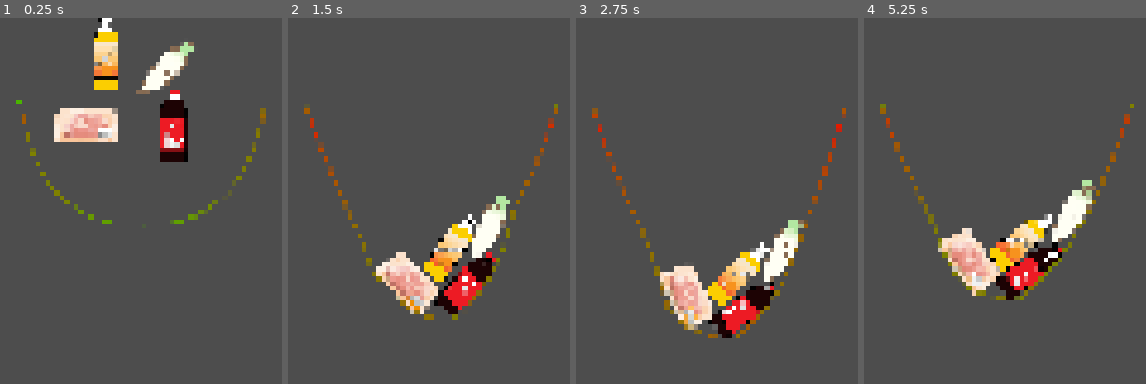
Above: before the commit, frames 1-4 (left to right).
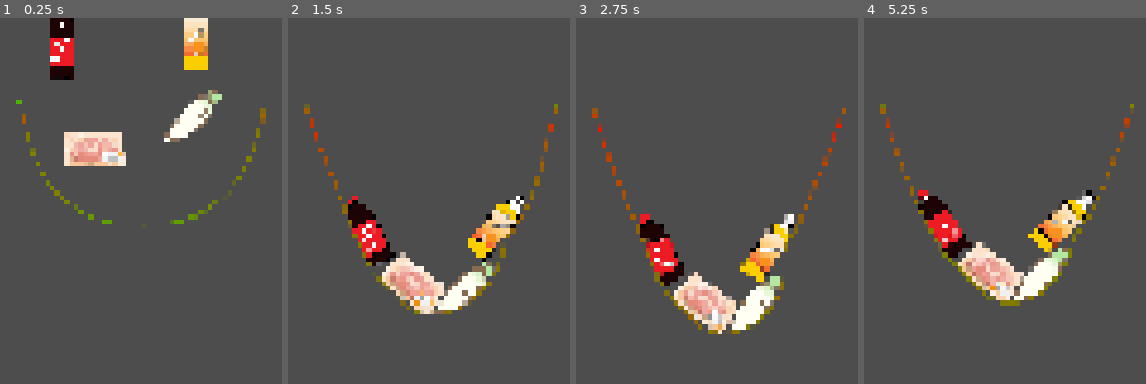
Above: after the commit, the same moments.

Repository: MakuroSama/gouDouJam5
Game: Godot game, scene res://EuroTestScene.tscn
Two runs of this game, one before a commit and one after it. Both use one fixed random seed, a clock stepped at 60 frames per second and the inputs below. This scene is started directly instead of the project's main scene.
Inputs (mouse positions are in pixels of both pictures, inside the frame that each line leads up to):
- Up to frame 1 (0.25 s): no input
- Up to frame 2 (1.5 s): move the mouse to (outside the picture) at 0.52 s; click (outside the picture) at 0.67 s; drag from (outside the picture) to (outside the picture) at 1.27 s
- Up to frame 3 (2.75 s): move the mouse to (outside the picture) at 2.02 s; click (outside the picture) at 2.17 s
- Up to frame 4 (5.25 s): drag from (outside the picture) to (outside the picture) at 2.77 s; move the mouse to (outside the picture) at 3.52 s; click (outside the picture) at 3.67 s; drag from (outside the picture) to (1086, 241) at 4.27 s; move the mouse to (outside the picture) at 5.02 s; click (outside the picture) at 5.17 s

The runs differ from the first frame. In frame 1, 11% of the frame differs, in the area x 17-79%, y 0-41%; in frame 2, 9.2%; in frame 3, 10%; in frame 4, 10%.

Commit message:
袋のセーフティ

Diff:
--- a/EuroTestScene.tscn
+++ b/EuroTestScene.tscn
@@ -9,25 +9,25 @@
 [node name="Node2D" type="Node2D" unique_id=90045965]
 
 [node name="Chikin" parent="." unique_id=1187842508 instance=ExtResource("2_ydppn")]
-position = Vector2(509, 101)
+position = Vector2(518, 130)
 collision_layer = 3
 collision_mask = 3
 mass = 0.288
 
 [node name="Orange" parent="." unique_id=24999337 instance=ExtResource("4_c4wsi")]
-position = Vector2(532, 14)
+position = Vector2(641, -11)
 collision_layer = 3
 collision_mask = 3
 mass = 0.34
 
 [node name="Daikon" parent="." unique_id=2000708975 instance=ExtResource("3_yk8n3")]
-position = Vector2(606, 30)
+position = Vector2(638, 88)
 collision_layer = 3
 collision_mask = 3
 mass = 0.082
 
 [node name="Cola" parent="." unique_id=1170558013 instance=ExtResource("2_a2kt7")]
-position = Vector2(615, 100)
+position = Vector2(480, 1)
 collision_mask = 3
 mass = 0.357
 
--- a/bag.gd
+++ b/bag.gd
@@ -1,4 +1,3 @@
-
 extends Node2D
 class_name Chain
 
@@ -53,6 +52,39 @@
 @export var link_mass: float = 0.05
 
 # ============================================================
+# SAFETY
+# ============================================================
+
+@export_category("Safety")
+
+# Hard cap on the corrective force applied by the length
+# constraint. Without this, a huge sudden stretch (e.g. a fast
+# object slamming into the bag) can generate a corrective force
+# large enough to fling links to extreme speeds in a single
+# frame, which then cascades through every neighboring spring.
+@export var max_correction_force: float = 4000.0
+
+# Hard cap on how fast any single link is allowed to move.
+# This is the actual "safety net": no matter what force gets
+# applied to a link (physics engine impulses, other scripts,
+# an exploding constraint, etc.) its velocity can never exceed
+# this, so the simulation can't run away.
+@export var max_link_speed: float = 6000.0
+
+# If a link moves further than this in a single physics step,
+# it's treated as a numerical explosion (not a "real" fast
+# collision) and the affected segment is broken immediately
+# instead of fighting it with more force.
+@export var max_step_displacement: float = 400.0
+
+# If enabled, any link/joint that goes NaN or Infinite (the
+# clearest sign the simulation has gone haywire) is caught and
+# repaired instead of being allowed to silently corrupt the
+# rest of the chain and the renderer.
+@export var recover_from_invalid_state: bool = true
+
+
+# ============================================================
 # HOOKS
 # ============================================================
 
@@ -93,6 +125,10 @@
 # Original distance between neighboring links.
 var rest_distances: Array[float] = []
 
+# Position of each link at the end of the previous physics
+# step. Used purely for explosion / teleport detection.
+var previous_positions: Array[Vector2] = []
+
 var left_hook: Node2D
 var right_hook: Node2D
 
@@ -163,6 +199,7 @@
 	_create_smooth_collider(link)
 
 	links.append(link)
+	previous_positions.append(pos)
 
 	return link
 
@@ -228,6 +265,7 @@
 	joints.clear()
 	rest_distances.clear()
 	broken.clear()
+	previous_positions.clear()
 
 	# --------------------------------------------------------
 	# BAG GEOMETRY
@@ -401,6 +439,15 @@
 	if links.size() < 2:
 		return
 
+	# --------------------------------------------------------
+	# SAFETY PASS 1: catch NaN/Infinite state and clamp speed
+	#
+	# This runs BEFORE any spring/constraint logic so a link
+	# that already went haywire (e.g. from an engine-side
+	# collision impulse) can't poison the calculations below.
+	# --------------------------------------------------------
+
+	_apply_safety_net()
 
 	# --------------------------------------------------------
 	# HARD LENGTH CONSTRAINT
@@ -432,6 +479,14 @@
 		if distance <= 0.001:
 			continue
 
+		# SAFETY: if the distance itself is not a sane finite
+		# number, don't try to correct it with force (that
+		# would just inject NaN into the RigidBody2D). Break
+		# the segment instead and move on.
+		if not is_finite(distance):
+			_break_joint(i)
+			continue
+
 		if i >= rest_distances.size():
 			continue
 
@@ -441,6 +496,15 @@
 			rest_length *
 			maximum_stretch
 		)
+
+		# SAFETY: a jump this large in a single physics step
+		# is not a "stretchy bag" situation, it's a numerical
+		# explosion (huge impulse, tunneling collision, etc).
+		# Breaking here avoids fighting it with an even bigger
+		# corrective force next frame.
+		if distance > rest_length + max_step_displacement:
+			_break_joint(i)
+			continue
 
 		# Only correct the chain when it is actually
 		# stretched beyond its allowed length.
@@ -460,6 +524,15 @@
 				constraint_strength
 			)
 
+			# SAFETY: clamp the correction force itself so a
+			# single extreme stretch can't apply an unbounded
+			# impulse.
+			if correction_force.length() > max_correction_force:
+				correction_force = (
+					correction_force.normalized()
+					* max_correction_force
+				)
+
 			a.apply_central_force(
 				correction_force
 			)
@@ -492,8 +565,133 @@
 			if distance > break_threshold:
 				_break_joint(i)
 
+	# --------------------------------------------------------
+	# SAFETY PASS 2: final velocity clamp
+	#
+	# Runs last so nothing added above (constraint forces,
+	# engine collision response, etc.) can leave a link moving
+	# faster than max_link_speed by the time the frame ends.
+	# --------------------------------------------------------
+
+	_clamp_velocities()
+
+	_store_previous_positions()
 
 	queue_redraw()
+
+
+# ============================================================
+# SAFETY NET
+# ============================================================
+
+# Detects and repairs links that have gone NaN/Infinite, and
+# catches single-frame teleports that indicate the simulation
+# has already gone unstable (rather than a legitimately fast
+# but valid collision response).
+func _apply_safety_net() -> void:
+
+	if not recover_from_invalid_state:
+		return
+
+	for i in range(links.size()):
+
+		var link := links[i]
+
+		if not is_instance_valid(link):
+			continue
+
+		var pos := link.global_position
+		var vel := link.linear_velocity
+
+		var pos_invalid := (
+			not is_finite(pos.x) or not is_finite(pos.y)
+		)
+		var vel_invalid := (
+			not is_finite(vel.x) or not is_finite(vel.y)
+		)
+
+		if pos_invalid or vel_invalid:
+
+			push_warning(
+				"Chain: link %d entered an invalid state, recovering." % i
+			)
+
+			# Recover to the last known-good position and stop
+			# it dead rather than letting NaN/Infinity spread
+			# through connected joints and the renderer.
+			var fallback := Vector2.ZERO
+
+			if i < previous_positions.size():
+				fallback = previous_positions[i]
+
+			link.global_position = fallback
+			link.linear_velocity = Vector2.ZERO
+			link.angular_velocity = 0.0
+
+			# A link that just exploded is not trustworthy;
+			# break its neighboring segments so the rest of
+			# the bag doesn't get dragged along with it.
+			if i - 1 >= 0:
+				_break_joint(i - 1)
+			if i < joints.size():
+				_break_joint(i)
+
+			continue
+
+		# Detect an implausible single-frame teleport even
+		# when the numbers are technically finite (e.g. a
+		# huge but valid-looking impulse from a fast object).
+		if i < previous_positions.size():
+
+			var step_distance := pos.distance_to(previous_positions[i])
+
+			if step_distance > max_step_displacement * 3.0:
+
+				push_warning(
+					"Chain: link %d moved implausibly far in one step, clamping."
+					% i
+				)
+
+				link.global_position = (
+					previous_positions[i]
+					+ (pos - previous_positions[i]).normalized()
+					* max_step_displacement
+				)
+				link.linear_velocity = link.linear_velocity.limit_length(
+					max_link_speed
+				)
+
+
+# Hard ceiling on how fast any link may move. This is the last
+# line of defense: whatever produced the velocity (springs,
+# constraints, engine collision impulses, external scripts)
+# doesn't matter — it simply cannot exceed this speed.
+func _clamp_velocities() -> void:
+
+	for link in links:
+
+		if not is_instance_valid(link):
+			continue
+
+		if not is_finite(link.linear_velocity.x) or not is_finite(link.linear_velocity.y):
+			link.linear_velocity = Vector2.ZERO
+			continue
+
+		if link.linear_velocity.length() > max_link_speed:
+			link.linear_velocity = link.linear_velocity.limit_length(
+				max_link_speed
+			)
+
+
+func _store_previous_positions() -> void:
+
+	for i in range(links.size()):
+
+		if i >= previous_positions.size():
+			previous_positions.append(Vector2.ZERO)
+
+		if is_instance_valid(links[i]):
+			previous_positions[i] = links[i].global_position
 
 
 # ============================================================
@@ -531,7 +729,12 @@
 
 	for link in links:
 		if is_instance_valid(link):
-			raw_points.append(to_local(link.global_position))
+			var p := link.global_position
+			# SAFETY: never feed NaN/Infinite positions to the
+			# renderer — Godot's line drawing can throw or
+			# silently corrupt the draw batch on bad input.
+			if is_finite(p.x) and is_finite(p.y):
+				raw_points.append(to_local(p))
 
 	if raw_points.size() < 2:
 		return
